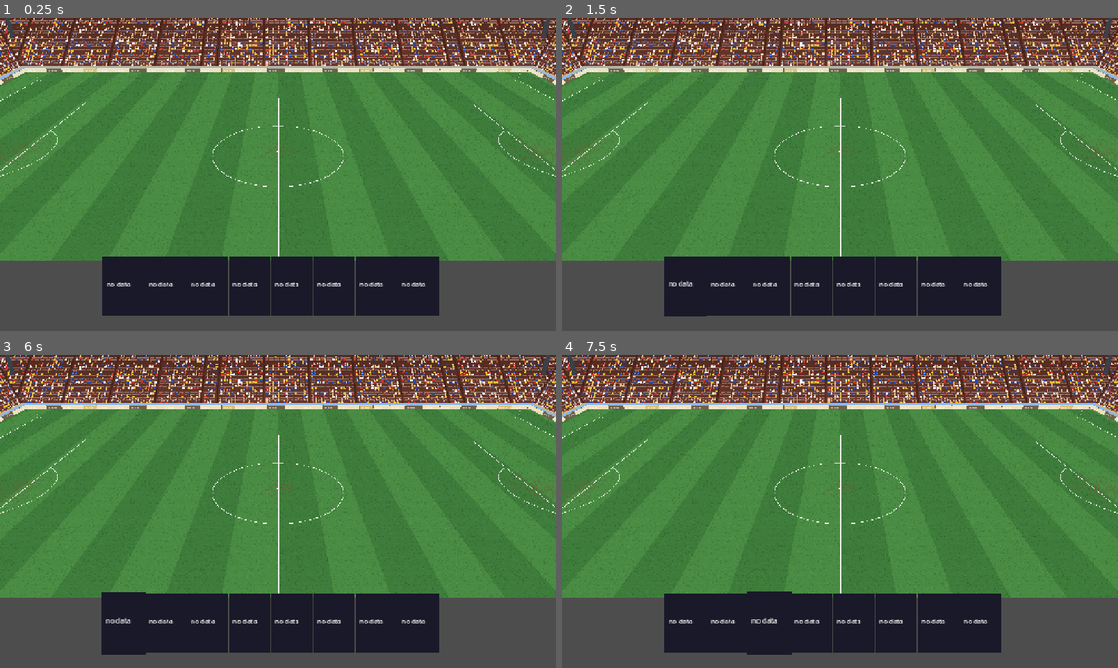
Above: before the commit, frames 1-4 (two rows, left to right).
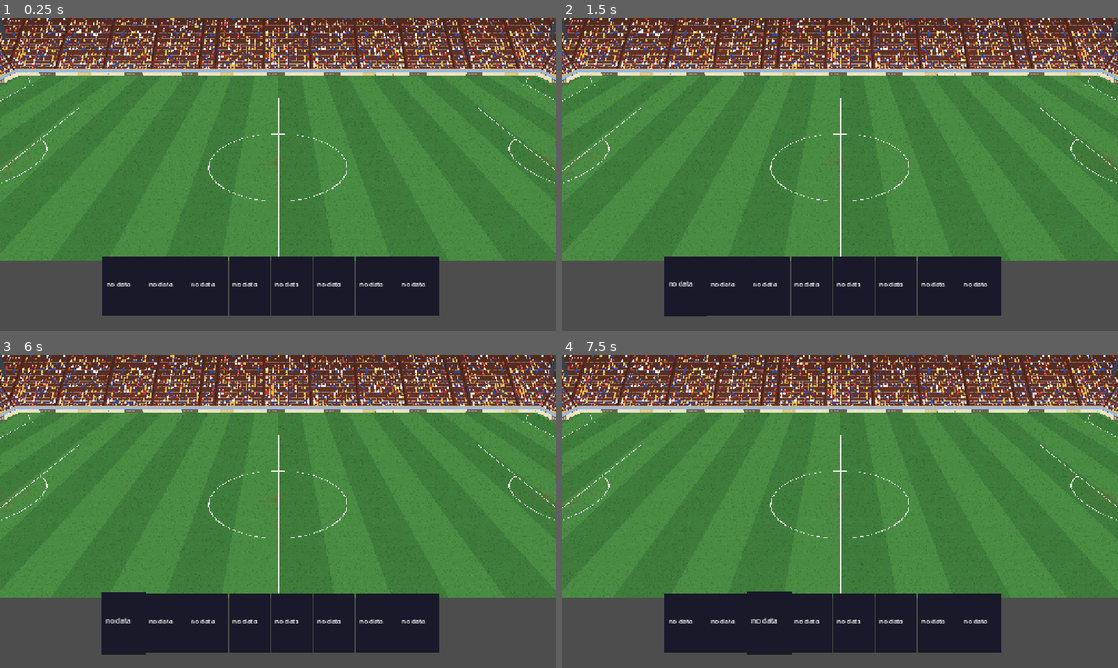
Above: after the commit, the same moments.

Repository: mundiakaluson/sprite-tan
Game: Godot game, scene res://scenes/match/match.tscn
Same seed, same stepped clock (60 frames per second), same inputs: the game is played once before the commit and once after it.
Inputs (mouse positions are in pixels of both pictures, inside the frame that each line leads up to):
- Up to frame 1 (0.25 s): no input
- Up to frame 2 (1.5 s): tap Enter at 0.5 s; drag from (589, 280) to (895, 105) at 0.52 s; tap R (m_restart) at 1.25 s; drag from (634, 280) to (812, 237) at 1.27 s
- Up to frame 3 (6 s): tap R (m_restart) every 0.75 s from 2 to 4.25 s; move the mouse to (27, 630) at 2.02 s; hold Right (rotate_right) 2.03-2.75 s; hold K (play_kick) 2.03-2.75 s; click (27, 630) at 2.17 s; drag from (72, 630) to (111, 464) at 2.77 s; drag from (27, 642) to (305, 511) at 3.52 s; drag from (72, 642) to (194, 433) at 4.27 s; move the mouse to (27, 655) at 5.02 s; hold Left (rotate_left) 5.03-5.75 s; tap 3 at 5.1 s; click (27, 655) at 5.17 s; drag from (122, 624) to (166, 527) at 5.77 s
- Up to frame 4 (7.5 s): drag from (728, 624) to (895, 442) at 6.52 s; drag from (767, 624) to (812, 574) at 7.27 s

The runs differ from the first frame. In frame 1, 11% of the frame differs, in the area x 0-100%, y 0-78%; in frame 2, 11%; in frame 3, 11%; in frame 4, 11%.

Commit message:
Camera pans across the pitch with the ball
Co-Authored-By: Claude Sonnet 5.5 <noreply@anthropic.com>
Claude-Session: https://claude.ai/code/session_01FrjHpaAiEjh7PpusYwPu2g

Diff:
--- a/godot/scripts/stadium/stadium.gd
+++ b/godot/scripts/stadium/stadium.gd
@@ -24,6 +24,8 @@
 @export var use_layout_camera := true   ## take height / back / aim / fov from the stadium (data/stadiums.csv); untick to set them here
 @export var follow_speed := 4.0
 @export var limit_x := 38.0             ## the camera never goes further than this along the pitch
+@export var pan_far := 6.0              ## metres the camera slides towards the far touchline as the ball goes up the screen (the near line may drop out of view); 0 = no pan
+@export var pan_speed := 3.0            ## how quickly it pans
 @export_group("Players")
 @export var player_height_m := 1.8
 @export var sprite_height_px := 26.0    ## how tall a player sprite is in pixels at scale 1 (feet to top of head)
@@ -35,6 +37,7 @@
 var layout := {}
 var focus := Vector2(50, 50)            ## pitch position the camera looks at
 var _cam_x := 0.0
+var _cam_z := 0.0                       ## sideways pan (negative = towards the far touchline)
 var _actors := {}                       ## Node2D -> pitch position (Vector2)
 var _mats := {}
 var goals: Array[Goal] = []
@@ -131,6 +134,7 @@
 func _process(dt: float) -> void:
 	if Engine.is_editor_hint(): return
 	_cam_x = lerpf(_cam_x, clampf(world_pos(focus).x, -limit_x, limit_x), clampf(follow_speed * dt, 0.0, 1.0))
+	_cam_z = lerpf(_cam_z, _pan_target(), clampf(pan_speed * dt, 0.0, 1.0))
 	_update_camera()
 	for b in _balls:
 		if is_instance_valid(b): _project_ball(b)
@@ -140,11 +144,16 @@
 
 func _update_camera() -> void:
 	camera.fov = fov
-	camera.look_at_from_position(Vector3(_cam_x, cam_height, W / 2.0 + cam_back), Vector3(_cam_x, 0.0, look_z), Vector3.UP)
+	camera.look_at_from_position(Vector3(_cam_x, cam_height, W / 2.0 + cam_back + _cam_z), Vector3(_cam_x, 0.0, look_z + _cam_z), Vector3.UP)
+
+## ball on the near touchline -> 0 (bottom line in view), ball on the far touchline -> -pan_far
+func _pan_target() -> float:
+	return -pan_far * clampf((W / 2.0 - world_pos(focus).z) / W, 0.0, 1.0)
 
 ## snap the camera onto the focus without easing (after a restart, a kick-off, ...)
 func snap_camera() -> void:
 	_cam_x = clampf(world_pos(focus).x, -limit_x, limit_x)
+	_cam_z = _pan_target()
 	_update_camera()
 
 # ---- building
Not shown, changed: docs/DECISIONS.md
